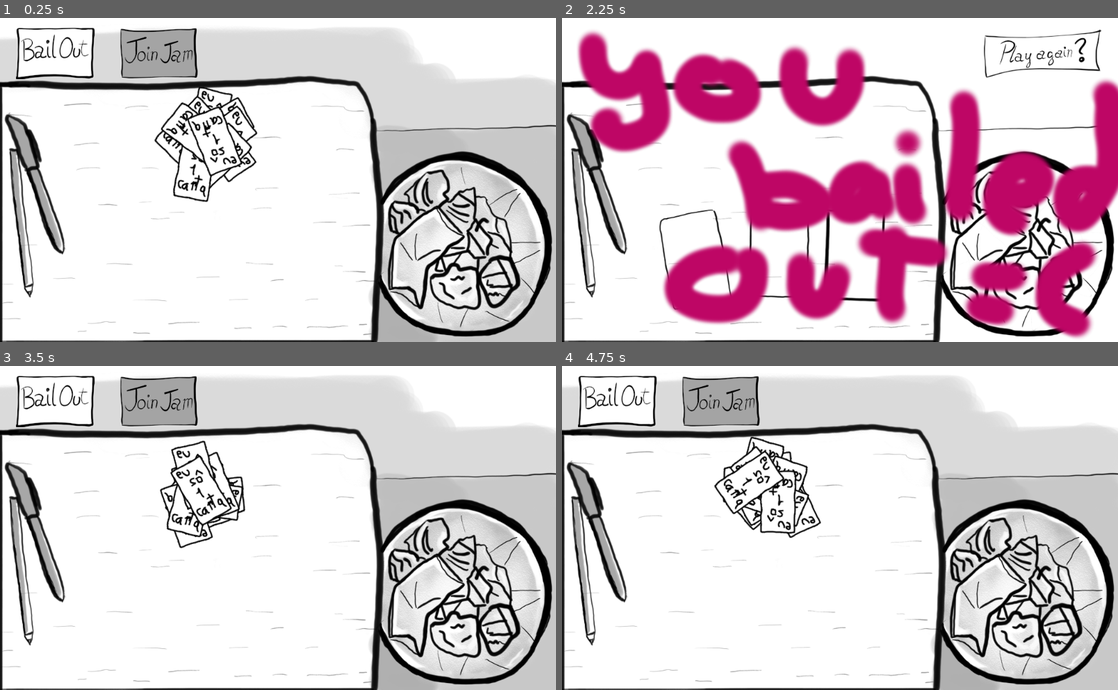
Above: before the commit, frames 1-4 (two rows, left to right).
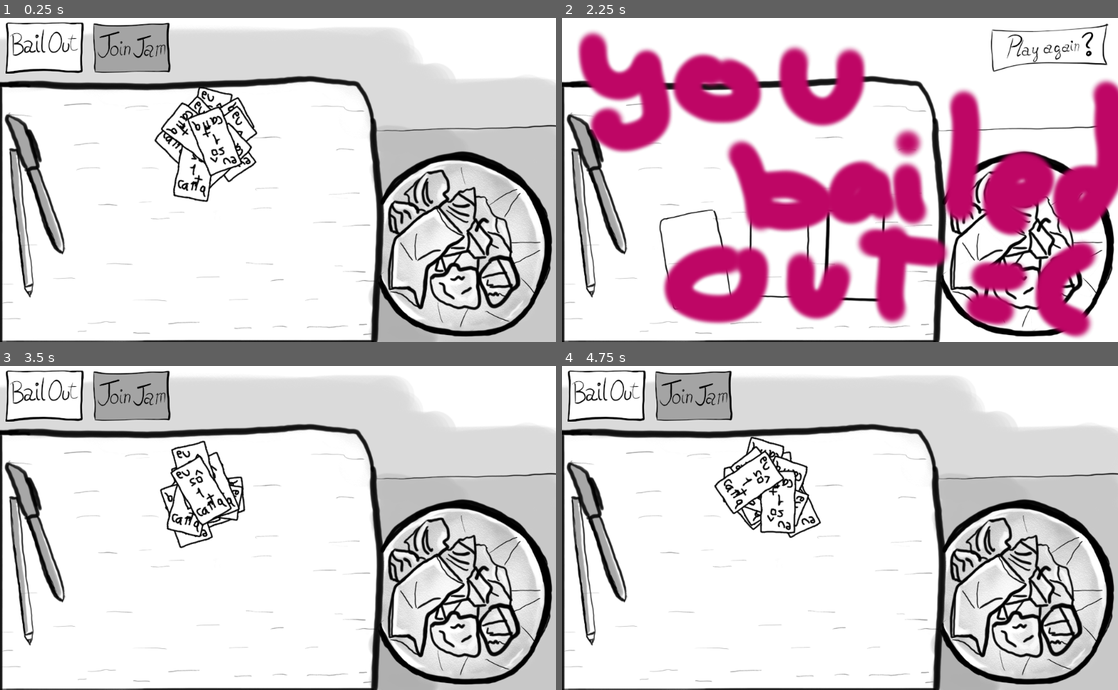
Above: after the commit, the same moments.

Repository: brocoli/ld43
Game: Godot game, scene res://scene/Main.tscn
The game is run twice, just before and just after one commit, with the same random seed, the same clock (stepped at 60 frames per second) and the same inputs.
Inputs (mouse positions are in pixels of both pictures, inside the frame that each line leads up to; where the layout moved, square brackets give the same spot in the first picture):
- Up to frame 1 (0.25 s): no input
- Up to frame 2 (2.25 s): click (606, 47) [623, 53] at 0.5 s; click (1051, 47) [1040, 53] at 1.25 s; click (606, 47) [623, 53] at 2 s
- Up to frame 3 (3.5 s): click (489, 395) [478, 401] at 2.75 s
- Up to frame 4 (4.75 s): click (606, 395) [623, 401] at 3.5 s; click (1051, 395) [1040, 401] at 4.25 s

The runs differ from the first frame. In frame 1, 3.5% of the frame differs, in the area x 1-36%, y 1-19%; in frame 2, 1.0%; in frame 3, 3.5%; in frame 4, 3.5%.

Commit message:
Add button textures to buttons

Diff:
--- a/scene/BailOut.tscn
+++ b/scene/BailOut.tscn
@@ -5,7 +5,7 @@
 [ext_resource path="res://art/Buttons/botao_PlayAgainPressedP.PNG" type="Texture" id=3]
 [ext_resource path="res://scene/PlayAgain.gd" type="Script" id=4]
 
-[node name="BailOut" type="Node" index="0"]
+[node name="BailOut" type="Node"]
 
 [node name="Sprite" type="Sprite" parent="." index="0"]
 
@@ -19,10 +19,10 @@
 anchor_top = 0.0
 anchor_right = 0.0
 anchor_bottom = 0.0
-margin_left = 777.0
-margin_top = 21.0
-margin_right = 994.0
-margin_bottom = 116.0
+margin_left = 790.0
+margin_top = 10.0
+margin_right = 1007.0
+margin_bottom = 105.0
 rect_pivot_offset = Vector2( 0, 0 )
 rect_clip_content = false
 focus_mode = 2
--- a/scene/CardHandler.tscn
+++ b/scene/CardHandler.tscn
@@ -5,7 +5,7 @@
 [ext_resource path="res://scene/TouchDragPhysics.tscn" type="PackedScene" id=3]
 [ext_resource path="res://art/dummy.png" type="Texture" id=4]
 
-[node name="CardHandler" type="Node2D" index="0"]
+[node name="CardHandler" type="Node2D"]
 
 script = ExtResource( 1 )
 _sections_unfolded = [ "Material", "Transform", "Visibility", "Z Index" ]
--- a/scene/JoinJam.tscn
+++ b/scene/JoinJam.tscn
@@ -19,9 +19,9 @@
 anchor_top = 0.0
 anchor_right = 0.0
 anchor_bottom = 0.0
-margin_left = 786.0
+margin_left = 790.0
 margin_top = 10.0
-margin_right = 1003.0
+margin_right = 1007.0
 margin_bottom = 105.0
 rect_pivot_offset = Vector2( 0, 0 )
 rect_clip_content = false
--- a/scene/Main.tscn
+++ b/scene/Main.tscn
@@ -12,7 +12,7 @@
 [ext_resource path="res://art/Buttons/botao_bailOuthoverP.png" type="Texture" id=10]
 [ext_resource path="res://scene/BailOut.gd" type="Script" id=11]
 
-[node name="Main" type="Node"]
+[node name="Main" type="Node" index="0"]
 
 _sections_unfolded = [ "Pause", "Z Index" ]
 
@@ -61,10 +61,10 @@
 anchor_top = 0.0
 anchor_right = 0.0
 anchor_bottom = 0.0
-margin_left = 220.0
-margin_top = 20.0
-margin_right = 380.0
-margin_bottom = 80.0
+margin_left = 170.0
+margin_top = 10.0
+margin_right = 315.0
+margin_bottom = 105.0
 rect_pivot_offset = Vector2( 0, 0 )
 rect_clip_content = false
 focus_mode = 2
@@ -79,7 +79,6 @@
 group = null
 texture_normal = ExtResource( 5 )
 texture_pressed = ExtResource( 6 )
-texture_hover = ExtResource( 6 )
 texture_disabled = ExtResource( 7 )
 script = ExtResource( 8 )
 _sections_unfolded = [ "Anchor", "Focus", "Grow Direction", "Hint", "Margin", "Mouse", "Rect", "Size Flags", "Textures", "Theme" ]
@@ -90,10 +89,10 @@
 anchor_top = 0.0
 anchor_right = 0.0
 anchor_bottom = 0.0
-margin_left = 30.0
-margin_top = 20.0
-margin_right = 190.0
-margin_bottom = 80.0
+margin_left = 10.0
+margin_top = 10.0
+margin_right = 155.0
+margin_bottom = 105.0
 rect_pivot_offset = Vector2( 0, 0 )
 rect_clip_content = false
 focus_mode = 2
@@ -107,7 +106,6 @@
 group = null
 texture_normal = ExtResource( 9 )
 texture_pressed = ExtResource( 10 )
-texture_hover = ExtResource( 10 )
 script = ExtResource( 11 )
 _sections_unfolded = [ "Textures" ]
 
